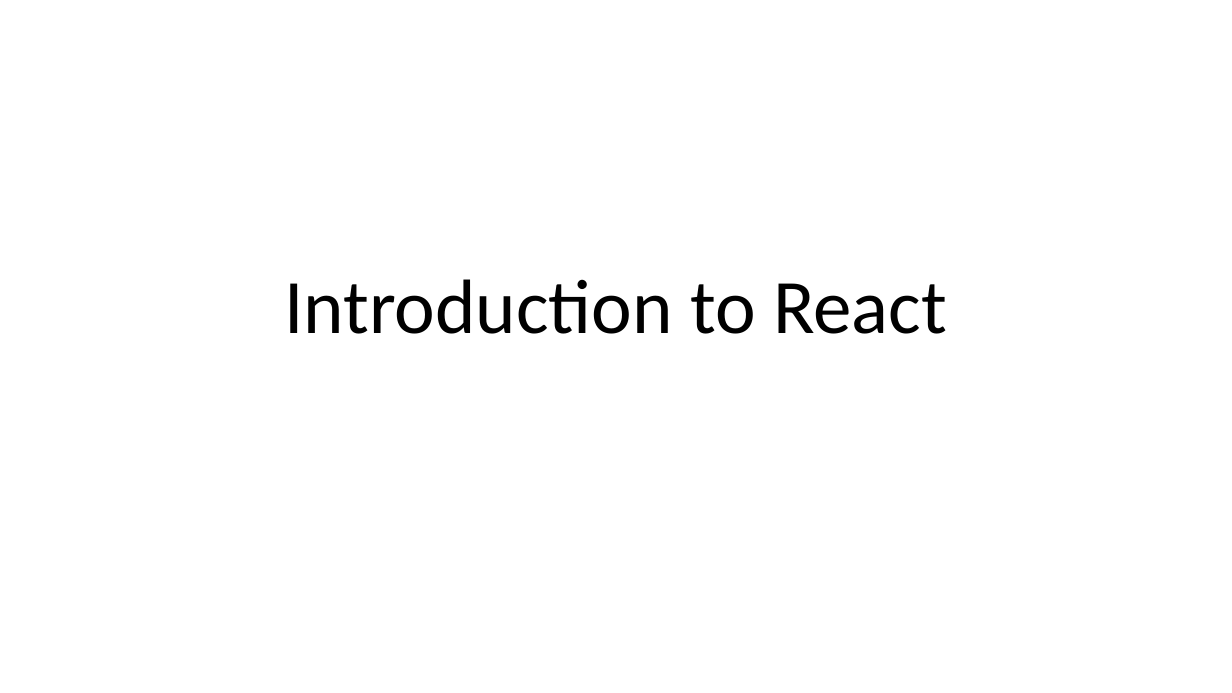
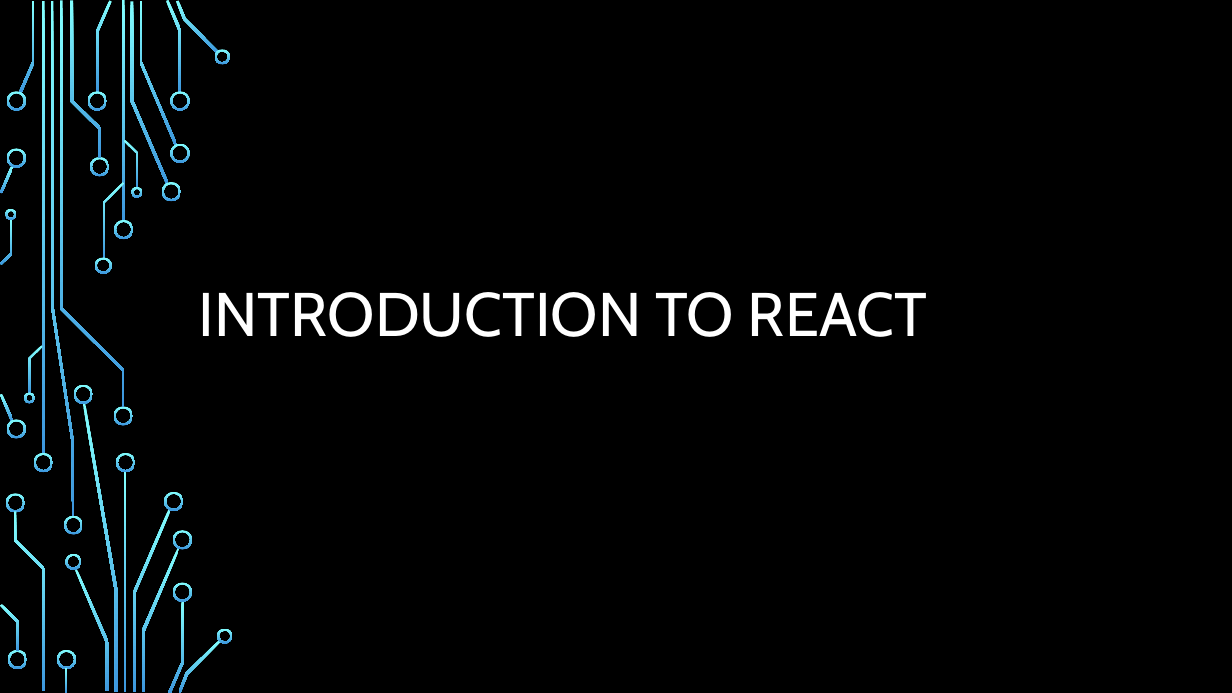
Before and after one commit to sonam-niit/IDFC-Training, a slide deck: slide 1 of Day4/Introduction to React.pptx. Drawn at 1232x693 pixels with LibreOffice and Linux fonts; fonts in the diff are those of the drawing; background and template pictures are left out. Boxes give left, top, right and bottom in pixels: in the first picture for what was removed or moved away, otherwise in the second. Text is boxed around its words. In the diff, an @@ line names an element or a change of style, - is before the commit and + after.

```diff
--- a/Day4/Introduction to React.pptx
+++ b/Day4/Introduction to React.pptx
@@ background #FFFFFF to picture (left out) @@
@@ title at box(199, 292, 927, 337): text changed; size 60 to 48 pt; font Calibri to Cabin; text colour #000000 to #FFFFFF @@
-Introduction to React
+INTRODUCTION TO REACT
@@ group added at box(0, 0, 233, 693): 50 freeform shapes, 4 rectangles @@
```
Also in this commit, not shown: 9 other slides changed, 11 slides added, 2 slides removed, 1 other file.
